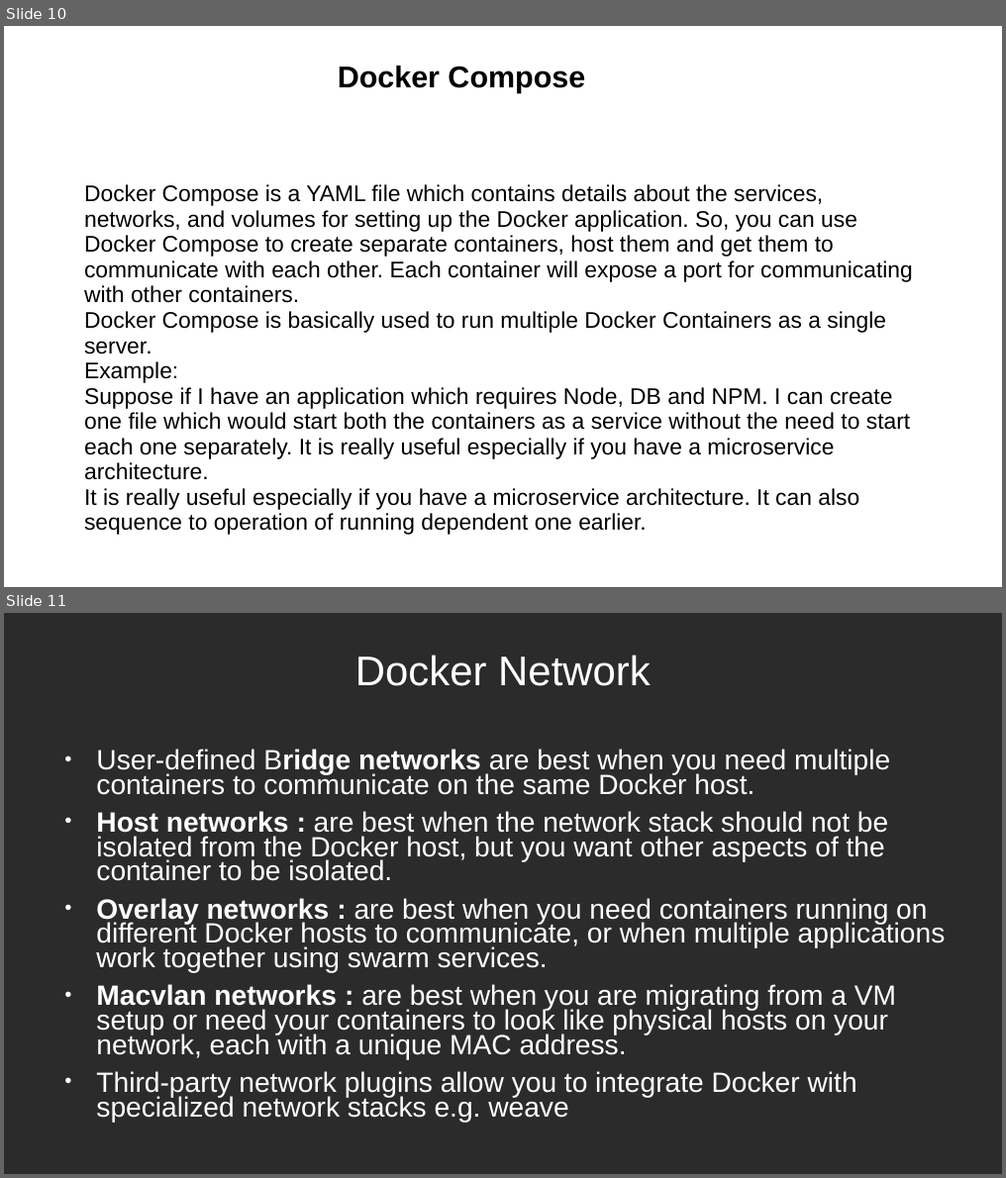
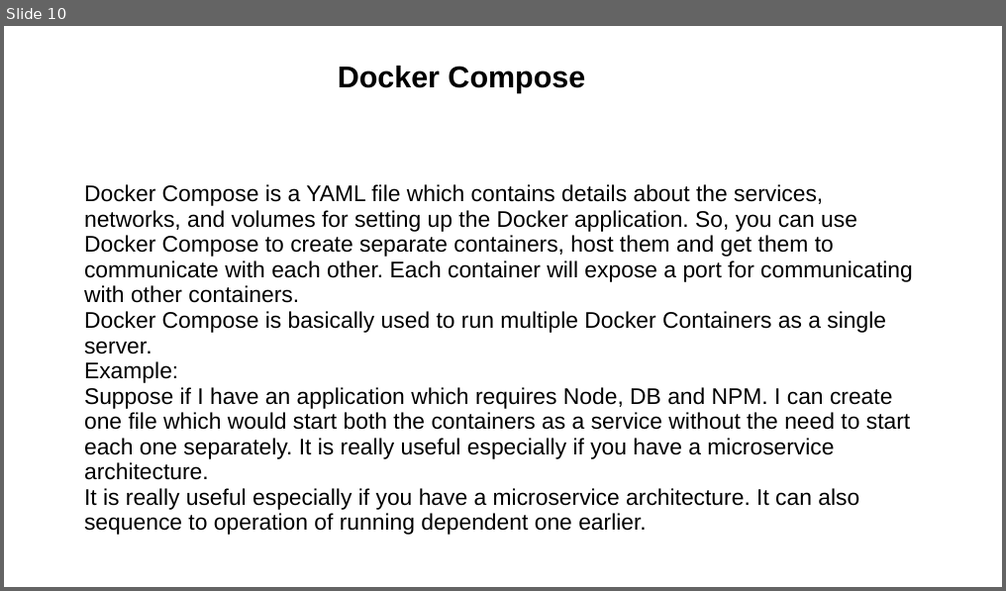
Before and after one commit to samratkapp/docker, a slide deck: PPT.ppt. Shown one above the other, each under a label of ours: slides 10 and 11 before the commit, slide 10 after it. The pictures are 1006x1178 and 1006x591 pixels, drawn with LibreOffice and Linux fonts; fonts in the diff are those of the drawing; background and template pictures are left out; a plain dark background stands for a picture behind light text. Boxes give left, top, right and bottom in pixels: in the first picture for what was removed or moved away, otherwise in the second. Text is boxed around its words. In the diff, an @@ line names an element or a change of style, - is before the commit and + after.

Commit message:
ppt docker

```diff
--- a/PPT.ppt
+++ b/PPT.ppt
@@ slide 11 removed at box(4, 613, 1002, 1174), background picture (left out) @@
@@ title removed at box(355, 655, 650, 686) @@
-Docker Network
@@ text removed at box(96, 749, 945, 1122) @@
-● User-defined Bridge networks are best when you need multiple containers to communicate on the same Docker host.
-● Host networks : are best when the network stack should not be isolated from the Docker host, but you want other aspects of the container to be isolated.
-● Overlay networks : are best when you need containers running on different Docker hosts to communicate, or when multiple applications work together using swarm services.
-● Macvlan networks : are best when you are migrating from a VM setup or need your containers to look like physical hosts on your network, each with a unique MAC address.
-● Third-party network plugins allow you to integrate Docker with specialized network stacks e.g. weave
```
Also in this commit, not shown: 7 slides changed, 5 slides added, 3 other slides removed, 2 other files.
